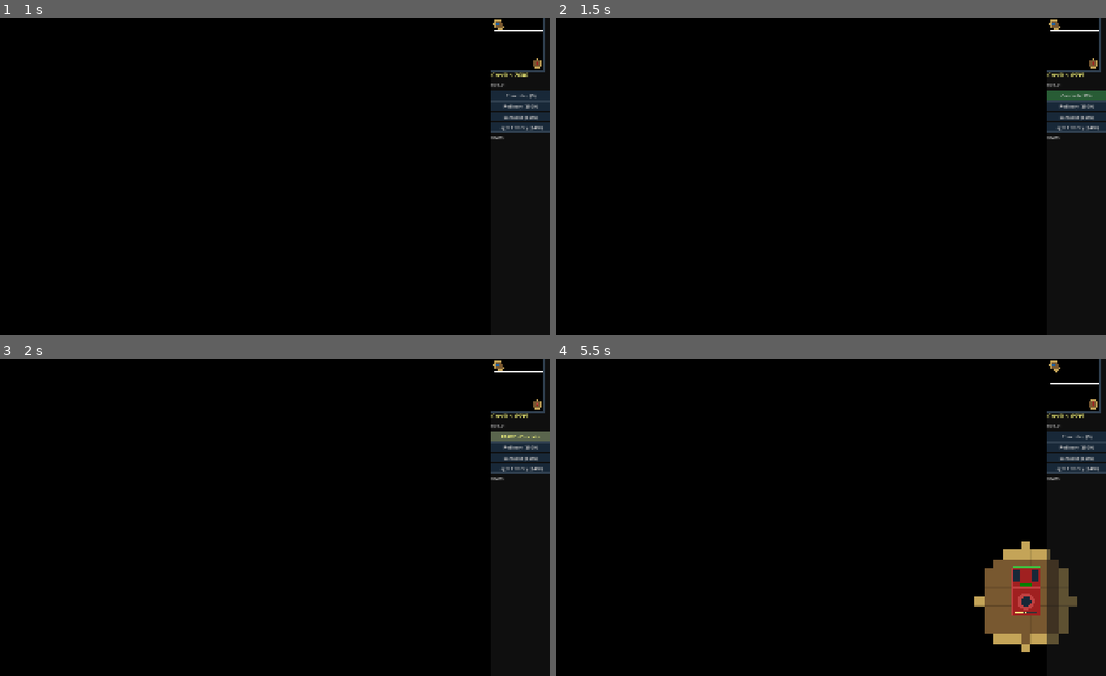
Above: before the commit, frames 1-4 (two rows, left to right).
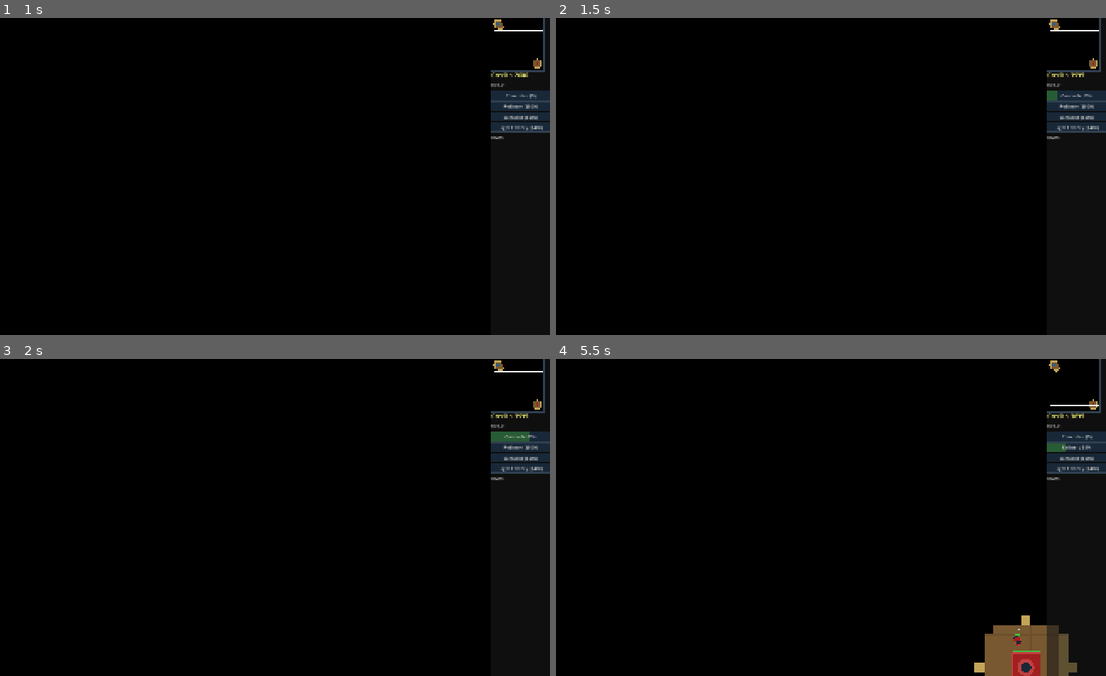
Above: after the commit, the same moments.

Repository: gfeyer/games
Game: Godot game, scene res://main.tscn
Same seed, same stepped clock (60 frames per second), same inputs: the game is played once before the commit and once after it.
Inputs (mouse positions are in pixels of both pictures, inside the frame that each line leads up to):
- Up to frame 1 (1 s): tap Enter at 0.5 s; drag from (522, 43) to (55, 87) at 0.52 s
- Up to frame 2 (1.5 s): tap Space at 1.25 s; drag from (1078, 94) to (798, 239) at 1.27 s
- Up to frame 3 (2 s): no input
- Up to frame 4 (5.5 s): move the mouse to (1078, 447) at 2.02 s; hold D (camera_right) 2.03-2.75 s; click (1078, 447) at 2.17 s; drag from (1078, 457) to (655, 469) at 2.77 s; drag from (1078, 466) to (853, 517) at 3.52 s; drag from (655, 469) to (737, 438) at 4.27 s; tap Enter at 5 s; move the mouse to (853, 517) at 5.02 s; hold S (camera_down) from 5.03 s (still down); click (853, 517) at 5.17 s

Frame 1 is identical in both runs. In frame 2, 0.3% of the frame differs, in the area x 91-100%, y 17-26%; in frame 3, 0.3%; in frame 4, 5.9%, in the area x 76-99%, y 7-100%.

Commit message:
Reset debug values to normal speeds with 2000 bonus credits

Diff:
--- a/dune2/autoload/game_manager.gd
+++ b/dune2/autoload/game_manager.gd
@@ -12,15 +12,15 @@
 # DEBUG SETTINGS - Set these to speed up testing
 # =============================================================================
 ## Game speed multiplier (1.0 = normal, 2.0 = 2x speed, etc.)
-@export var debug_game_speed: float = 2.0
+@export var debug_game_speed: float = 1.0
 ## Production speed multiplier for buildings (1.0 = normal)
-@export var debug_production_speed: float = 3.0
+@export var debug_production_speed: float = 1.0
 ## Harvesting speed multiplier (1.0 = normal)
-@export var debug_harvest_speed: float = 3.0
+@export var debug_harvest_speed: float = 1.0
 ## Starting credits multiplier (1.0 = normal, 10.0 = 10x starting credits)
 @export var debug_credits_multiplier: float = 1.0
 ## Give player extra credits at start
-@export var debug_bonus_credits: int = 5000
+@export var debug_bonus_credits: int = 2000
 # =============================================================================
 
 enum GameState { MENU, PLAYING, PAUSED, GAME_OVER }
Not shown, changed: dune2/docs/index.pck
